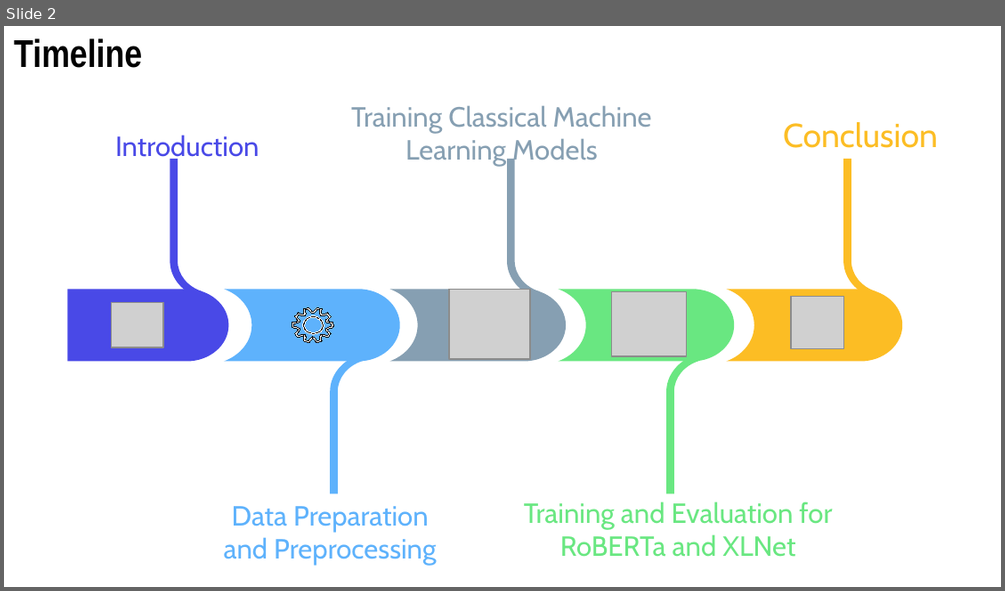
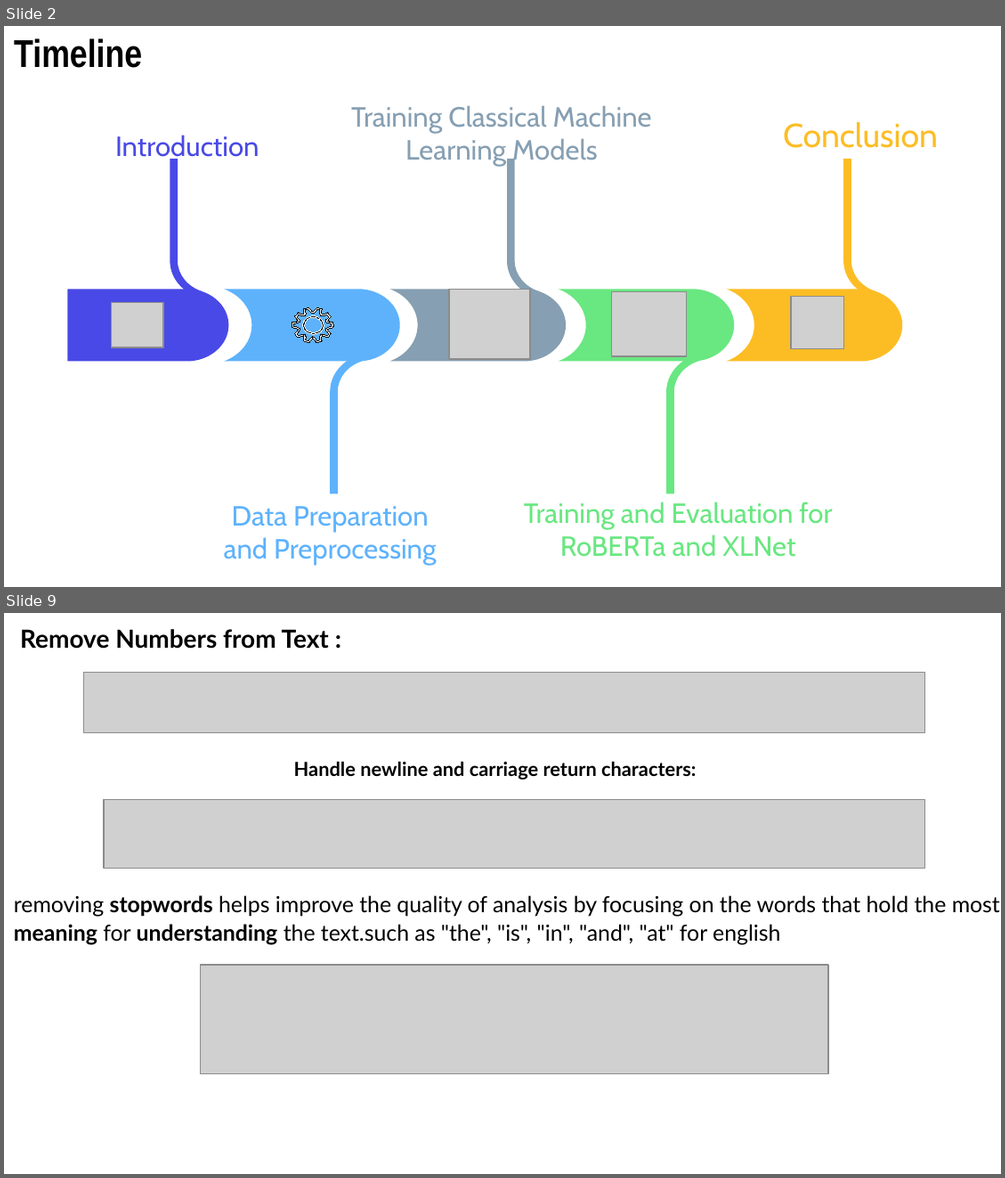
Before and after one commit to elghallali/Customer-Reviews-Classification, a slide deck: reports/Machine Learning Infographics by Slidesgo.pptx. Shown one above the other, each under a label of ours: slide 2 before the commit, slides 2 and 9 after it; the slides between them are not shown. The pictures are 1005x591 and 1005x1178 pixels, drawn with LibreOffice and Linux fonts; fonts in the diff are those of the drawing; grey boxes stand for pictures. Boxes give left, top, right and bottom in pixels: in the first picture for what was removed or moved away, otherwise in the second. Text is boxed around its words. In the diff, an @@ line names an element or a change of style, - is before the commit and + after.

```diff
--- a/reports/Machine Learning Infographics by Slidesgo.pptx
+++ b/reports/Machine Learning Infographics by Slidesgo.pptx
@@ slide 9 added at (x1=4, y1=613, x2=1001, y2=1174), background #FFFFFF @@
@@ title added at (x1=20, y1=629, x2=329, y2=649), 18 pt, text #000000, bold @@
+Remove Numbers from Text :
@@ picture added at (x1=84, y1=673, x2=925, y2=732) @@
@@ text added at (x1=294, y1=761, x2=696, y2=779), 14 pt, text #000000, bold @@
+Handle newline and carriage return characters:
@@ picture added at (x1=104, y1=799, x2=925, y2=868) @@
@@ text added at (x1=14, y1=895, x2=1000, y2=945), 16 pt, text #000000 @@
+removing stopwords helps improve the quality of analysis by focusing on the words that hold the most meaning for understanding the text.such as "the", "is", "in", "and", "at" for english
@@ picture added at (x1=201, y1=965, x2=828, y2=1073) @@
```
Also in this commit, not shown: 23 slides changed, 15 other slides added, 1 slide removed, 16 other files.
